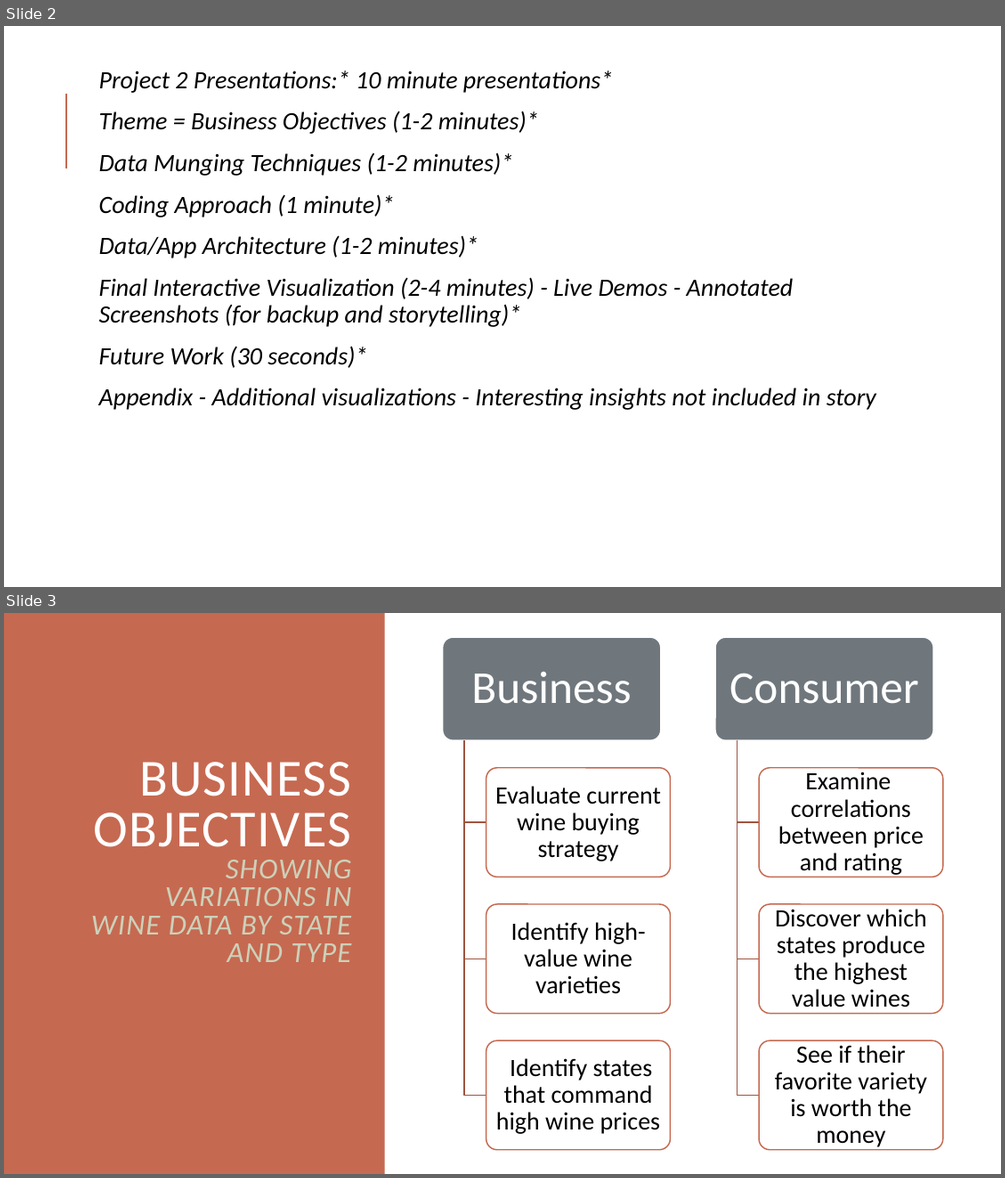
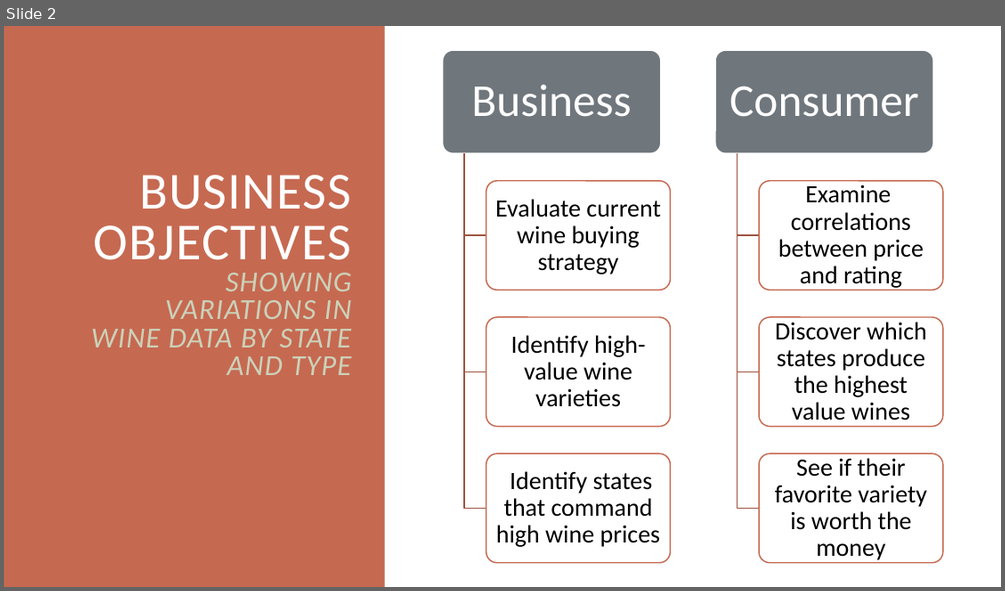
Before and after one commit to theodoremoreland/TopWine, a slide deck: Project2Wine Deck.pptx. Shown one above the other, each under a label of ours: slides 2 and 3 before the commit, slide 2 after it. The pictures are 1005x1178 and 1005x591 pixels, drawn with LibreOffice and Linux fonts; fonts in the diff are those of the drawing. Boxes give left, top, right and bottom in pixels: in the first picture for what was removed or moved away, otherwise in the second. Text is boxed around its words. In the diff, an @@ line names an element or a change of style, - is before the commit and + after.

Commit message:
deleted requirements info from slide deck

```diff
--- a/Project2Wine Deck.pptx
+++ b/Project2Wine Deck.pptx
@@ slide 2 removed at (4,26,1001,587), background #FFFFFF @@
@@ text removed at (99,70,876,410) @@
-  Project 2 Presentations:* 10 minute presentations*
-  Theme = Business Objectives (1-2 minutes)*
-  Data Munging Techniques (1-2 minutes)*
-  Coding Approach (1 minute)*
-  Data/App Architecture (1-2 minutes)*
-  Final Interactive Visualization (2-4 minutes) - Live Demos - Annotated Screenshots (for backup and storytelling)*
-  Future Work (30 seconds)*
-  Appendix - Additional visualizations - Interesting insights not included in story
@@ line removed from (66, 168) to (66, 94) @@
@@ what was slide 3 is now slide 2 @@
```
